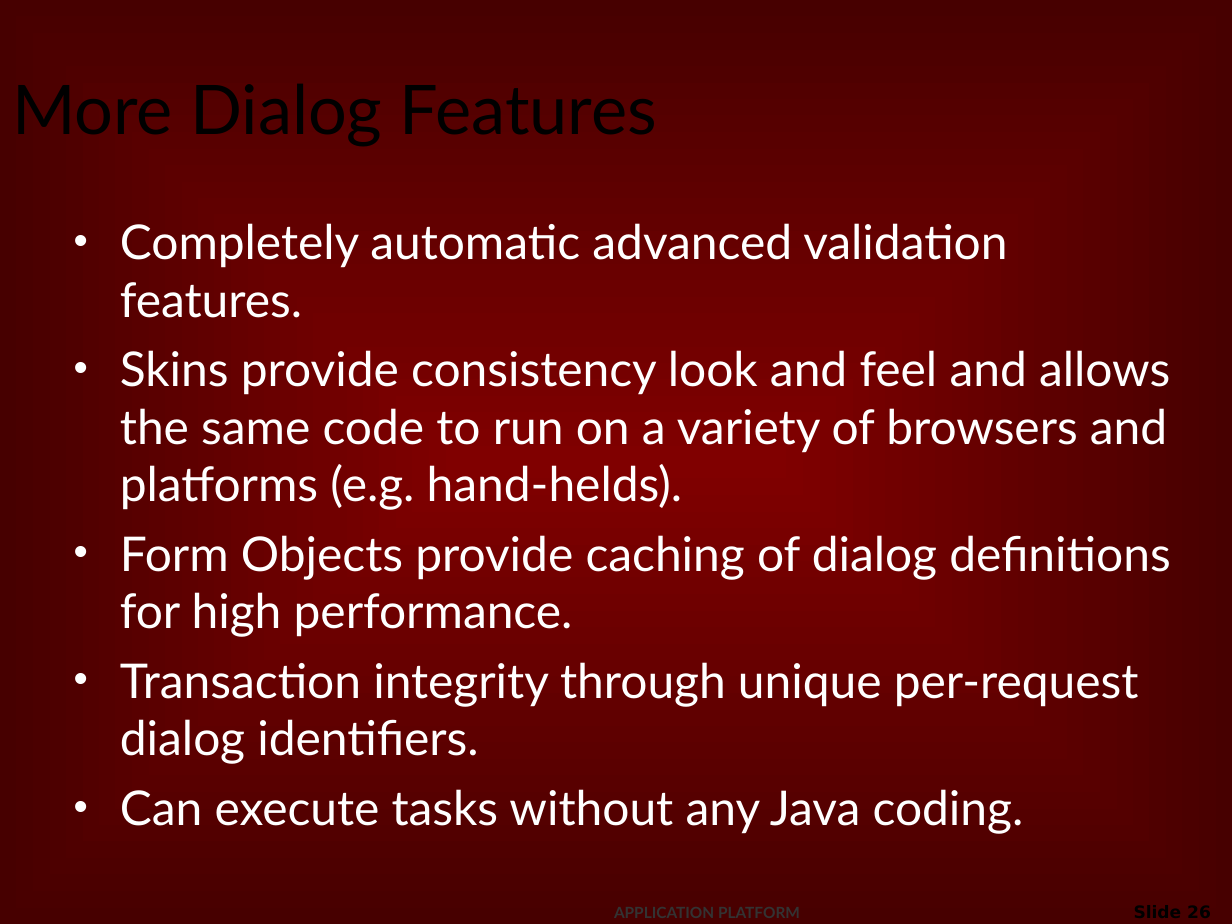
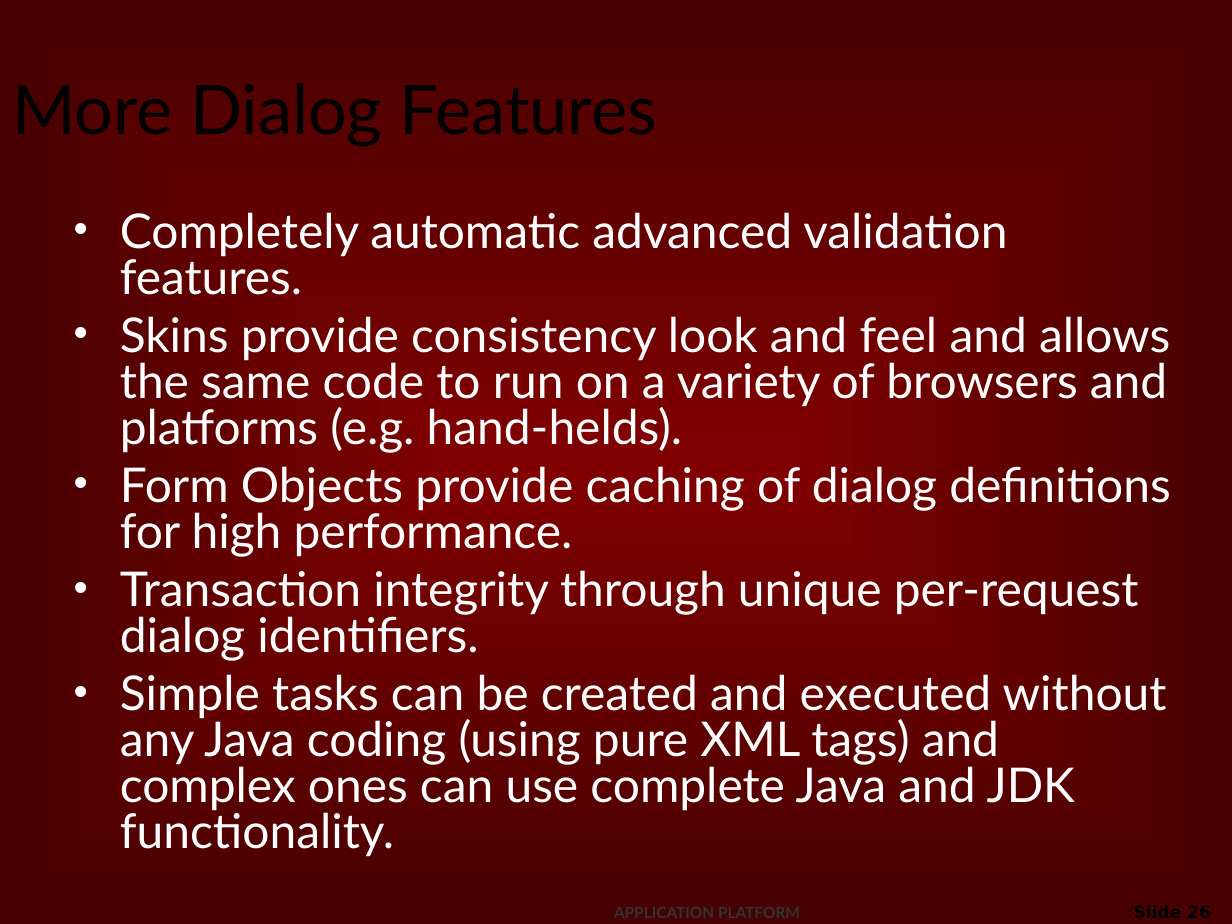
Before and after one commit to netspective/sparx-2001, a slide deck: slide 26 of Sparx/web-shared/docs/project/Introduction_to_Sparx.ppt. Drawn at 1232x924 pixels with LibreOffice and Linux fonts; fonts in the diff are those of the drawing; background and template pictures are left out. Boxes give left, top, right and bottom in pixels: in the first picture for what was removed or moved away, otherwise in the second. Text is boxed around its words. In the diff, an @@ line names an element or a change of style, - is before the commit and + after.

```diff
--- a/Sparx/web-shared/docs/project/Introduction_to_Sparx.ppt
+++ b/Sparx/web-shared/docs/project/Introduction_to_Sparx.ppt
@@ text at (x1=120, y1=212, x2=1170, y2=661): line spacing 1 to 0.8 @@
@@ text at (x1=120, y1=674, x2=1167, y2=857): text changed @@
-• Can execute tasks without any Java coding.
+• Simple tasks can be created and executed without any Java coding (using pure XML tags) and complex ones can use complete Java and JDK functionality.
```
Also in this commit, not shown: 8 other slides changed, 1 slide added, 1 slide removed.
